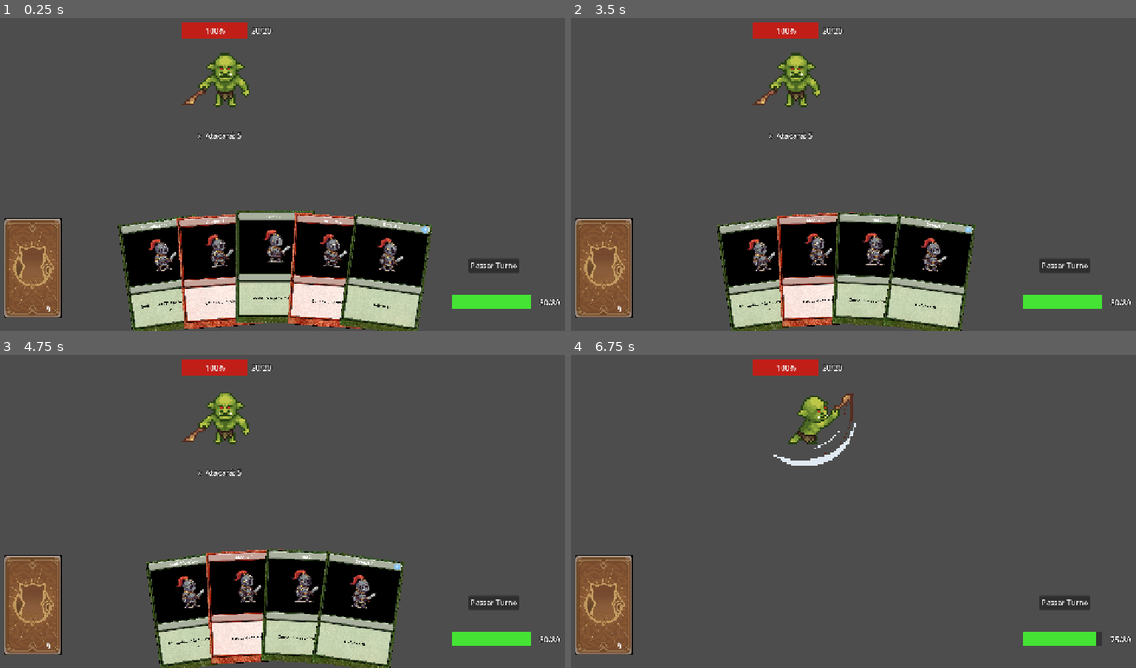
Above: before the commit, frames 1-4 (two rows, left to right).
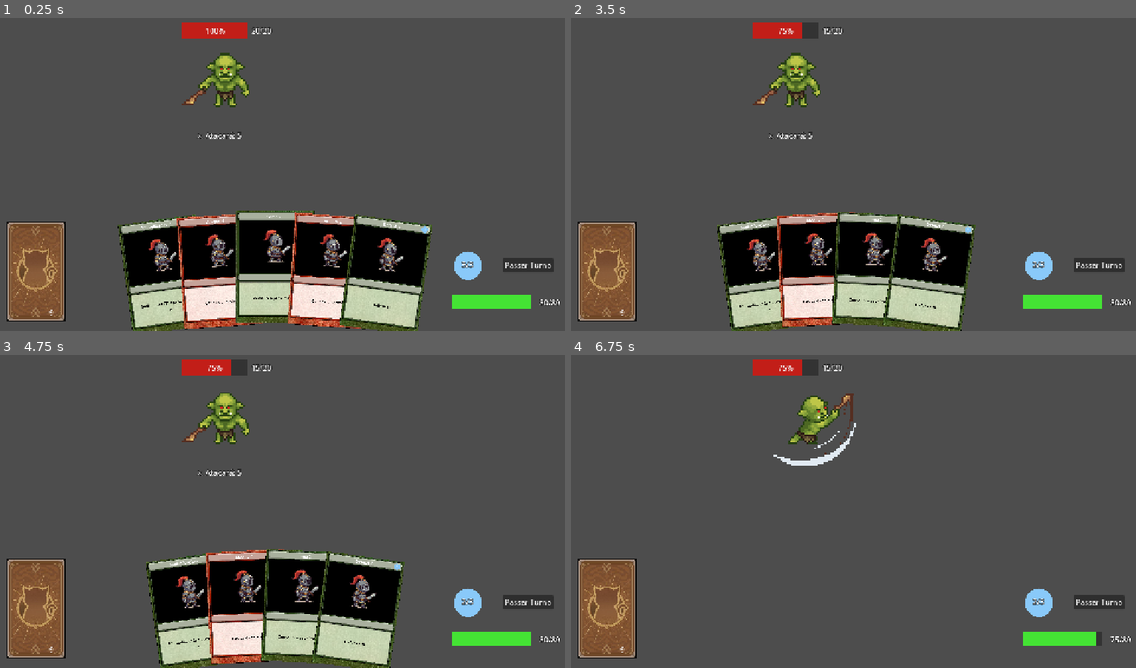
Above: after the commit, the same moments.

Repository: kaio358/ProjetoDeckBuilder
Game: Godot game, scene res://cenas/fases/fasePadrao.tscn
Same seed, same stepped clock (60 frames per second), same inputs: the game is played once before the commit and once after it. This scene is started directly instead of the project's main scene.
Inputs (mouse positions are in pixels of both pictures, inside the frame that each line leads up to):
- Up to frame 1 (0.25 s): no input
- Up to frame 2 (3.5 s): drag from (734, 274) to (898, 271) at 0.52 s; drag from (791, 271) to (955, 274) at 1.27 s; move the mouse to (847, 268) at 2.02 s; click (847, 268) at 2.17 s; drag from (898, 271) to (797, 86) at 2.77 s
- Up to frame 3 (4.75 s): drag from (355, 611) to (310, 502) at 3.52 s; drag from (101, 452) to (248, 605) at 4.27 s
- Up to frame 4 (6.75 s): move the mouse to (881, 502) at 5.02 s; click (881, 502) at 5.17 s; click "Passar Turno" at 5.75 s; drag from (763, 417) to (734, 517) at 6.52 s

The runs differ from the first frame. In frame 1, 2.4% of the frame differs, in the area x 0-99%, y 63-97%; in frame 2, 2.6%, in the area x 0-99%, y 1-97%; in frame 3, 2.6%; in frame 4, 2.6%.
Error before the commit: Invalid call. Nonexistent function 'calcularDanoComCombo' in base 'Node (dadosJogador.gd)'. (res://scripts/cartas/card_padrao_ataque.gd:21)

Commit message:
preco_mana
A maioria já estava feito, só preciso de algo que realmente juntasse todas as peças.

Diff:
--- a/cenas/cartas/cardPadraoAtaque.tscn
+++ b/cenas/cartas/cardPadraoAtaque.tscn
@@ -16,7 +16,6 @@
 size = Vector2(665, 965)
 
 [node name="CardPadraoAtaque" type="Node2D" unique_id=1249038469]
-scale = Vector2(0.3, 0.3)
 script = ExtResource("1_k3p8m")
 
 [node name="CardBase" type="Sprite2D" parent="." unique_id=1014995939]
@@ -34,6 +33,7 @@
 offset_top = -493.3333
 offset_right = 316.66663
 offset_bottom = -366.66663
+theme_override_constants/outline_size = 4
 text = "2"
 label_settings = ExtResource("3_rcv36")
 horizontal_alignment = 1
@@ -67,12 +67,17 @@
 autowrap_mode = 1
 
 [node name="TextoDeDano" type="Label" parent="CardTexto" unique_id=1706512393]
-offset_left = 220.0
+offset_left = 203.33331
 offset_top = 406.66666
-offset_right = 298.0
-offset_bottom = 448.66666
+offset_right = 288.0
+offset_bottom = 453.3333
+theme_override_colors/font_outline_color = Color(0, 0, 0, 1)
+theme_override_constants/outline_size = 4
+theme_override_font_sizes/font_size = 24
 text = "10"
 label_settings = ExtResource("5_qypf7")
+horizontal_alignment = 1
+vertical_alignment = 1
 
 [node name="CardImage" type="Sprite2D" parent="." unique_id=1885062641]
 position = Vector2(5.999999, -172)
--- a/cenas/cartas/cardPadraoMagia.tscn
+++ b/cenas/cartas/cardPadraoMagia.tscn
@@ -15,7 +15,6 @@
 size = Vector2(665, 965)
 
 [node name="cardPadraoMagia" type="Node2D" unique_id=590115370]
-scale = Vector2(0.31, 0.31)
 script = ExtResource("1_ifm25")
 
 [node name="CardBase" type="Sprite2D" parent="." unique_id=1352232785]
--- a/cenas/fases/fasePadrao.tscn
+++ b/cenas/fases/fasePadrao.tscn
@@ -7,6 +7,8 @@
 [ext_resource type="Texture2D" uid="uid://c8hxbeio02w70" path="res://sprites/status/escudo-removebg-preview.png" id="3_lxext"]
 [ext_resource type="PackedScene" uid="uid://cmhn8rys73aep" path="res://cenas/cartas/cardPadraoAtaque.tscn" id="3_p2ek7"]
 [ext_resource type="Script" uid="uid://ckenrnjmjy7k5" path="res://scripts/fase/gerenciador_turno.gd" id="4_hmvo2"]
+[ext_resource type="Texture2D" uid="uid://dfnccrcg66gvh" path="res://sprites/cartas_base/bolaAzul-removebg-preview.png" id="4_s7tfi"]
+[ext_resource type="Script" uid="uid://b3n0rufpggixc" path="res://scripts/ui/interface_mana.gd" id="4_vf7on"]
 [ext_resource type="PackedScene" uid="uid://skrvko6rydxt" path="res://cenas/deck/deck.tscn" id="6_ufo4b"]
 [ext_resource type="PackedScene" uid="uid://b23n620hxyt7" path="res://cenas/cartas/cardPadraoMagia.tscn" id="7_eke0r"]
 [ext_resource type="PackedScene" uid="uid://dlvpr4aiv5846" path="res://cenas/inimigos/inimigo_padrao.tscn" id="8_leek5"]
@@ -23,10 +25,10 @@
 [node name="BattleUI" type="CanvasLayer" parent="." unique_id=1143408887]
 
 [node name="BotaoPassarTurno" type="Button" parent="BattleUI" unique_id=143548411]
-offset_left = 1047.0
-offset_top = 563.0
-offset_right = 1157.0
-offset_bottom = 594.0
+offset_left = 1121.0
+offset_top = 562.0
+offset_right = 1231.0
+offset_bottom = 593.0
 text = "Passar Turno"
 
 [node name="InterfaceVidaJogador" type="Control" parent="BattleUI" unique_id=851099001]
@@ -78,8 +80,33 @@
 horizontal_alignment = 1
 vertical_alignment = 1
 
+[node name="InterfaceMana" type="Control" parent="BattleUI" unique_id=586336659]
+layout_mode = 3
+anchors_preset = 0
+offset_left = 1045.0
+offset_top = 579.0
+offset_right = 1085.0
+offset_bottom = 619.0
+script = ExtResource("4_vf7on")
+
+[node name="IconeMana" type="Sprite2D" parent="BattleUI/InterfaceMana" unique_id=1993214591]
+position = Vector2(-3.8146973e-06, 3.8146973e-06)
+scale = Vector2(0.13399999, 0.13799998)
+texture = ExtResource("4_s7tfi")
+
+[node name="TextoMana" type="Label" parent="BattleUI/InterfaceMana" unique_id=1350639685]
+layout_mode = 0
+offset_left = -30.0
+offset_top = -17.0
+offset_right = 29.0
+offset_bottom = 12.0
+theme_override_constants/outline_size = 4
+text = "3/3"
+horizontal_alignment = 1
+vertical_alignment = 1
+
 [node name="GerenciadorTurno" type="Node2D" parent="." unique_id=1196170749 node_paths=PackedStringArray("maoJogador", "deckJogador", "baralhoVisual")]
-position = Vector2(52, 19)
+position = Vector2(59, 26)
 script = ExtResource("4_hmvo2")
 maoJogador = NodePath("../Mao")
 deckJogador = NodePath("../Deck")
@@ -89,7 +116,7 @@
 position = Vector2(51, 565)
 
 [node name="Deck" parent="." unique_id=1406295150 instance=ExtResource("6_ufo4b")]
-position = Vector2(311, -29)
+position = Vector2(96, 25)
 
 [node name="Mao" parent="." unique_id=10372637 instance=ExtResource("2_uvkco")]
 position = Vector2(628, 581)
--- a/scripts/cartas/card_padrao_ataque.gd
+++ b/scripts/cartas/card_padrao_ataque.gd
@@ -18,7 +18,7 @@
 
 # Sobrescreve a função de efeito
 func executarEfeito(alvo: Node2D) -> void:
-	var danoReal = DadosJogador.calcularDanoComCombo(textoDeDano)
+	var danoReal = DadosJogador.calcularEfeitoComCombo(textoDeDano)
 
 
 	# Chama a função no script do Inimigo!
--- a/scripts/cartas/carta_base.gd
+++ b/scripts/cartas/carta_base.gd
@@ -85,11 +85,19 @@
 			break
 
 	if alvo_atingido != null:
-		# Acertou um inimigo! Passamos ele para a função de efeito.
-		executarEfeito(alvo_atingido)
 
-		# Fala para a Mão mandar a carta pro cemitério
-		foi_jogada.emit(self)
+		# Parece que isso aqui resolve o problema. A carta pergunta se pode gastar a mana (custoBase).
+		# Se a resposta for true, ela gasta, executa o efeito e vai pro cemitério.
+		if DadosJogador.tentarGastarMana(custoBase):
+			# Acertou um inimigo! Passamos ele para a função de efeito.
+			executarEfeito(alvo_atingido)
+
+			# Fala para a Mão mandar a carta pro cemitério
+			foi_jogada.emit(self)
+
+		else:
+			# Se a resposta for false (sem mana), ela recusa o ataque e volta pro leque.
+			global_position = posicaoInicial
 	else:
 		# Soltou no ar ou em lugar inválido, devolve pra mão
 		global_position = posicaoInicial
--- a/scripts/deck/deck.gd
+++ b/scripts/deck/deck.gd
@@ -32,7 +32,7 @@
 			"tipo": "magia",
 			"subtipo": "defesa",
 			"nome": "Defesa " + str(i + 1),
-			"custo": 2,
+			"custo": 1,
 			"texto": "Defesa +10",
 			"poder": 10,
 			"caminho_imagem": "res://sprites/cartas_imagens/cavaleiro-removebg-preview.png"
--- a/scripts/ui/dadosJogador.gd
+++ b/scripts/ui/dadosJogador.gd
@@ -5,6 +5,7 @@
 # Ele não quer saber quem está ouvindo, ele apenas grita: "Ei, a interface mudou! Aqui estão os novos números!"
 signal interfaceAlterada(vidaAtual, vidaMaxima,armaduraAtual)
 signal jogadorMorreu
+signal manaAlterada(manaAtual, manaMaxima)
 
 # Status e vida do jogador
 @export var vidaMaxima: int = 80
@@ -15,9 +16,15 @@
 var bonusSoma: int = 0
 var bonusMultiplicador: int = 1
 
+# Para mana
+@export var manaMaxima: int = 3
+var manaAtual: int
+
 func _ready() -> void:
 	# Começa a run com vida cheia
 	vidaAtual = vidaMaxima
+
+	manaAtual = manaMaxima
 
 # Reseta a vida para o início de uma nova campanha/run
 func resetarParaNovaRun() -> void:
@@ -28,8 +35,11 @@
 # No começo de cada turno do jogador, a armadura do turno passado zera
 func iniciarNovoTurno() -> void:
 	armaduraAtual = 0
+	manaAtual = manaMaxima
 	# Eu acho que o '.emit()' é o momento exato em que ele solta o grito avisando que a armadura zerou.
 	interfaceAlterada.emit(vidaAtual, vidaMaxima, armaduraAtual)
+	# Na teoria, este grito atualiza a interface visual no começo do turno para "3/3"
+	manaAlterada.emit(manaAtual, manaMaxima)
 
 func ganharArmadura(quantidade: int) -> void:
 	armaduraAtual += quantidade
@@ -72,6 +82,16 @@
 	print("Arthur curou ", quantidade, " de HP! Vida atual: ", vidaAtual)
 	interfaceAlterada.emit(vidaAtual, vidaMaxima,armaduraAtual)
 
+# Literalmente ao gastar mana, será descontado da folha de pagamento haha
+func tentarGastarMana(custo: int) -> bool:
+	if manaAtual >= custo:
+		manaAtual -= custo
+		print("Arthur gastou ", custo, " de mana. Restam: ", manaAtual)
+		manaAlterada.emit(manaAtual, manaMaxima)
+		return true
+	else:
+		print("Sem energia! Mana insuficiente para jogar esta carta.")
+		return false
 
 
 # Para o combo
--- /dev/null
+++ b/scripts/ui/interface_mana.gd
@@ -0,0 +1,20 @@
+extends Control
+class_name InterfaceMana
+
+@onready var textoMana: Label = $TextoMana
+
+func _ready() -> void:
+	# A tela conecta o ouvido ao sinal de mana do Autoload (No futuro próximo)
+	DadosJogador.manaAlterada.connect(atualizarInterface)
+
+	# Puxa o valor inicial para não começar a fase com o texto vazio
+	atualizarInterface(DadosJogador.manaAtual, DadosJogador.manaMaxima)
+
+func atualizarInterface(manaAtual: int, manaMaxima: int) -> void:
+	if textoMana != null:
+		textoMana.text = str(manaAtual) + "/" + str(manaMaxima)
+
+		if manaAtual == 0:
+			textoMana.add_theme_color_override("font_color", Color(1, 0.3, 0.3))
+		else:
+			textoMana.remove_theme_color_override("font_color")
Not shown, added: scripts/ui/interface_mana.gd.uid
